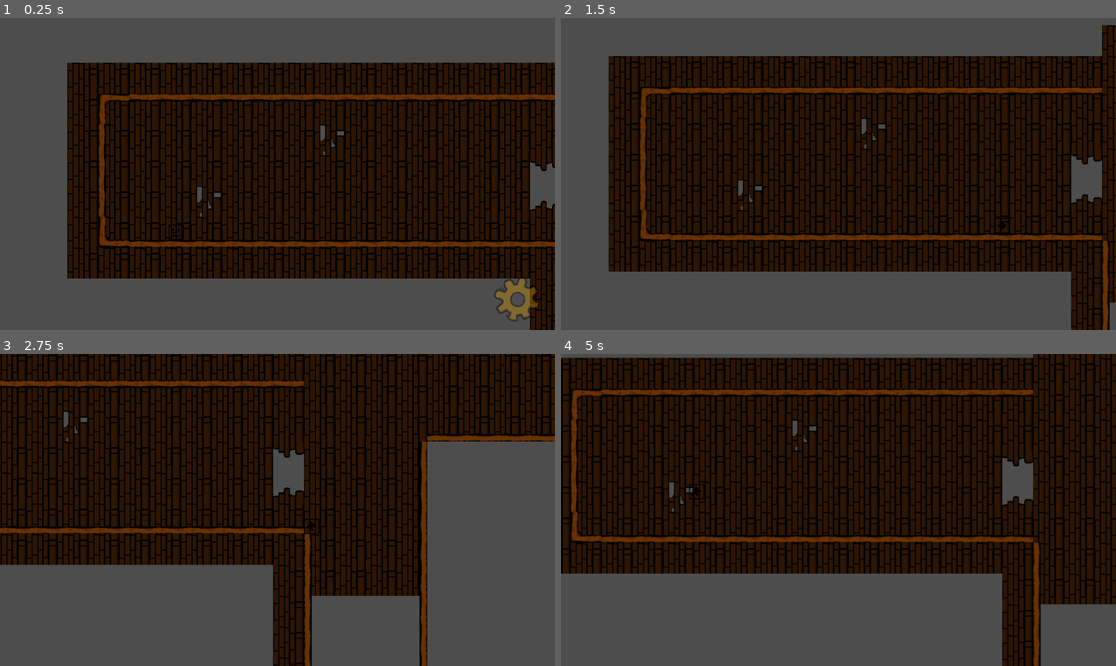
Above: before the commit, frames 1-4 (two rows, left to right).
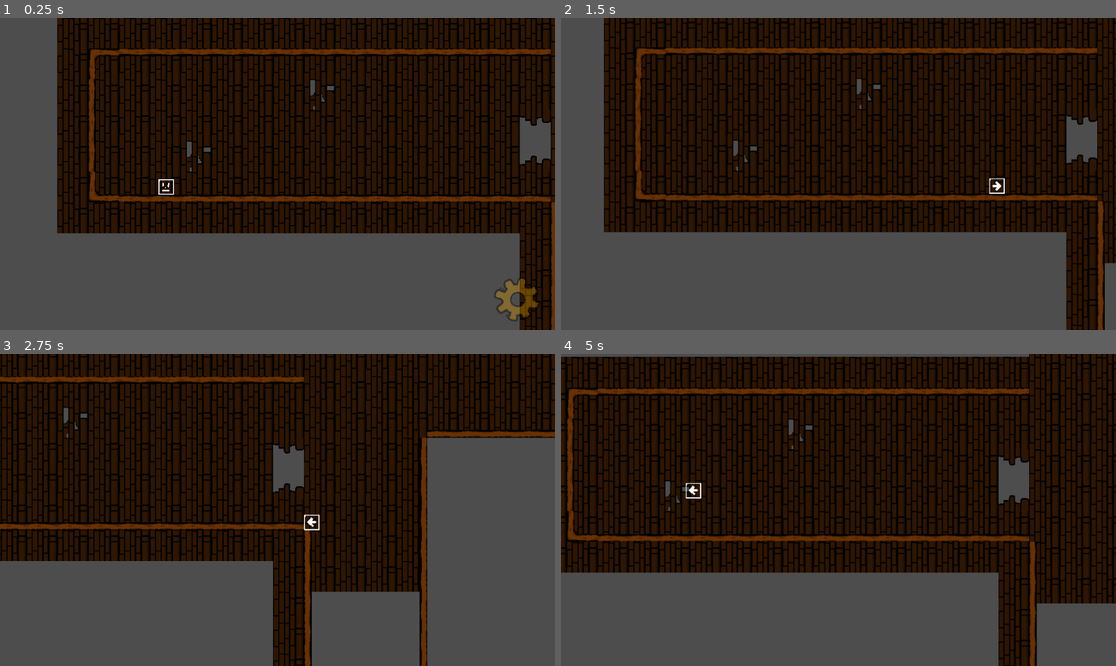
Above: after the commit, the same moments.

Repository: Starscout/SteamSmyth
Game: Godot game, scene res://Test2.tscn
Two runs of this game, one before a commit and one after it. Both use one fixed random seed, a clock stepped at 60 frames per second and the inputs below. This scene is started directly instead of the project's main scene.
Inputs:
- Up to frame 1 (0.25 s): no input
- Up to frame 2 (1.5 s): hold Right (right) from 0.53 s (still down); tap X (dash) at 0.6, 1.35 s; tap Z (jump) at 0.77 s
- Up to frame 3 (2.75 s): tap Z (jump) at 1.52 s; release Right (right) at 2.03 s; hold A (left) from 2.03 s (still down); tap X (dash) at 2.1 s
- Up to frame 4 (5 s): release A (left) at 2.78 s; hold Right (right) 2.78-4.28 s; tap X (dash) at 2.85, 3.6, 4.35 s; tap Z (jump) at 3.02, 3.77, 4.52 s; hold A (left) from 4.28 s (still down)

The runs differ from the first frame. In frame 1, 49% of the frame differs, in the area x 10-100%, y 0-100%; in frame 2, 44%; in frame 3, 11%; in frame 4, 35%.

Commit message:
Turned bro racist

Diff:
--- a/Test2.tscn
+++ b/Test2.tscn
@@ -235,7 +235,7 @@
 position = Vector2(1179, 888)
 
 [node name="Camera2D" parent="." instance=ExtResource("3_opbbh")]
-position = Vector2(372, 359)
+position = Vector2(393, 453)
 
 [node name="player" parent="." instance=ExtResource("4_bffbm")]
 position = Vector2(162, 431)
@@ -244,7 +244,7 @@
 [node name="HUD" parent="." instance=ExtResource("5_igry8")]
 
 [node name="save point" parent="." groups=["SavePoints"] instance=ExtResource("6_at58o")]
-position = Vector2(162, 428)
+position = Vector2(163, 428)
 
 [node name="save point2" parent="." groups=["SavePoints"] instance=ExtResource("6_at58o")]
-position = Vector2(517, 482)
+position = Vector2(1060, 389)
Binary file changed: General Art/TestStuff/Main Character-Sheet.png
